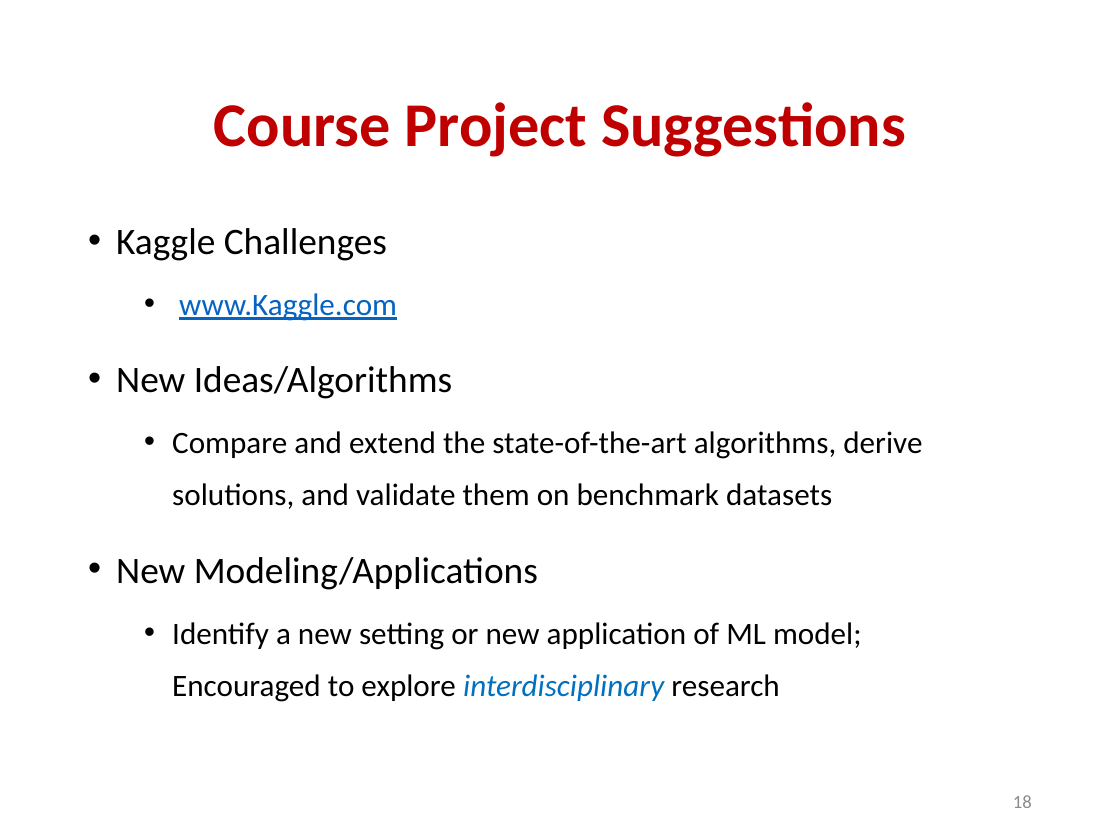
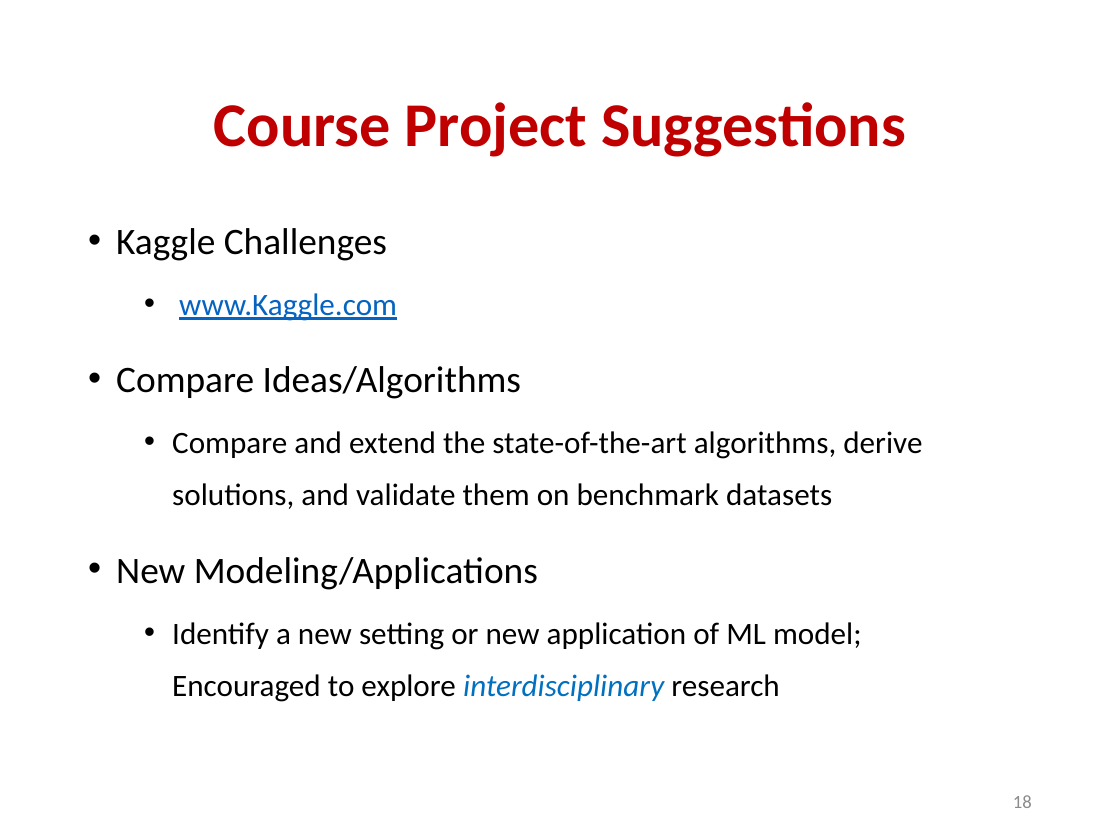
Before and after one commit to khaledmrasheed/khaledmrasheed.github.io, a slide deck: slide 18 of MLcourse/CSCI_8950_Lec1_Course_Overview.pptx. Drawn at 1120x840 pixels with LibreOffice and Linux fonts; fonts in the diff are those of the drawing. Boxes give left, top, right and bottom in pixels: in the first picture for what was removed or moved away, otherwise in the second. Text is boxed around its words. In the diff, an @@ line names an element or a change of style, - is before the commit and + after.

```diff
--- a/MLcourse/CSCI_8950_Lec1_Course_Overview.pptx
+++ b/MLcourse/CSCI_8950_Lec1_Course_Overview.pptx
@@ text at (x1=116, y1=366, x2=521, y2=399): text changed @@
-• New Ideas/Algorithms
+• Compare Ideas/Algorithms
```
